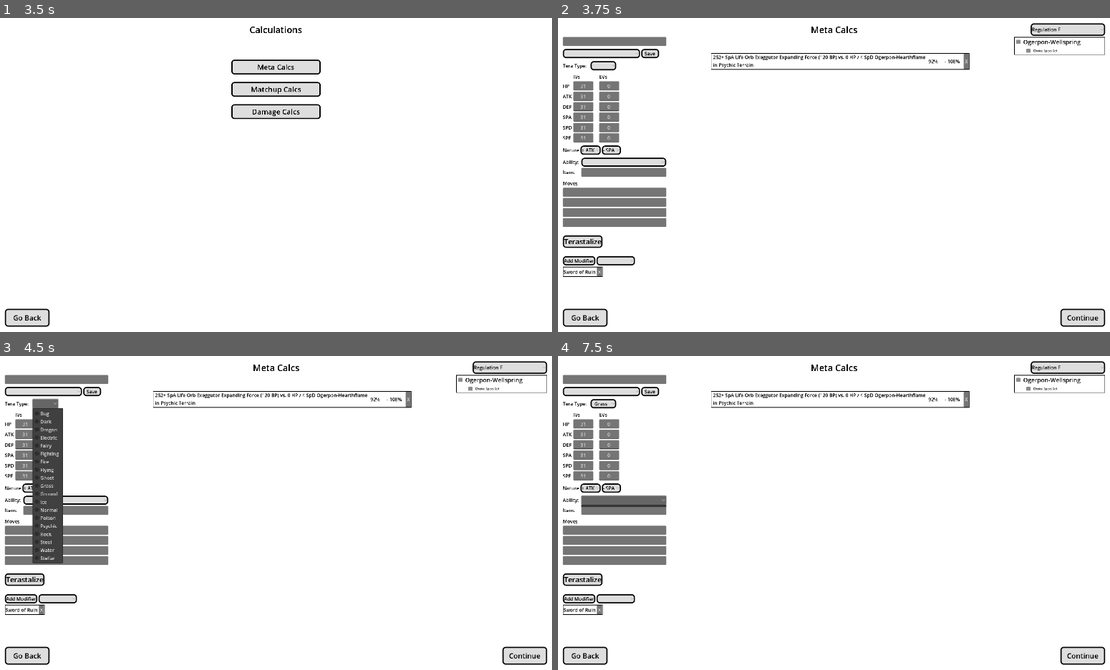
Above: before the commit, frames 1-4 (two rows, left to right).
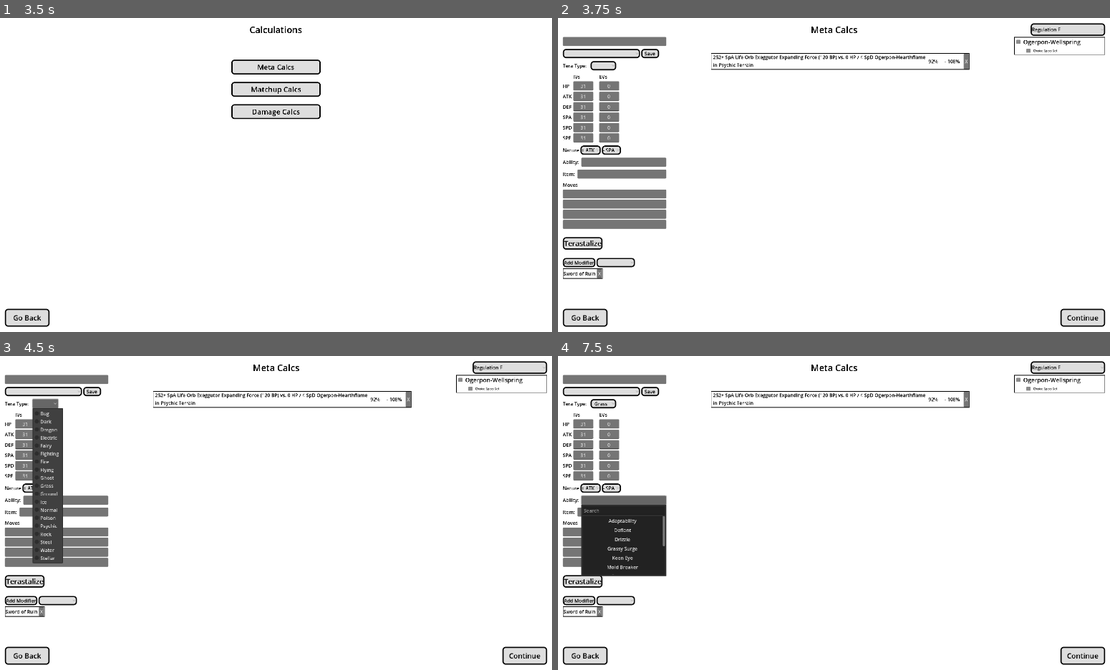
Above: after the commit, the same moments.

Repository: N0rin/VGC-Analyzer
Game: Godot game, scene res://Scene/UserInterface/main.tscn
Same seed, same stepped clock (60 frames per second), same inputs: the game is played once before the commit and once after it.
Inputs (mouse positions are in pixels of both pictures, inside the frame that each line leads up to):
- Up to frame 1 (3.5 s): click "Analyzer" at 0.5 s; click "Regulation F" at 1.25 s; click "Go Back" at 2 s; click "Calculations" at 2.75 s
- Up to frame 2 (3.75 s): click "Meta Calcs" at 3.5 s
- Up to frame 3 (4.5 s): click (44, 403) at 4.27 s
- Up to frame 4 (7.5 s): click "+ ATK" at 5 s; click "Grass" at 5.75 s; click "- SPA" at 6.5 s; click (624, 500) at 7.27 s

Frame 1 is identical in both runs. In frame 2, 2.2% of the frame differs, in the area x 0-20%, y 44-84%; in frame 3, 1.8%; in frame 4, 4.3%, in the area x 0-20%, y 45-84%.

Commit message:
Set loads now properly

Diff:
--- a/Ressourcen/PokemonData.gd
+++ b/Ressourcen/PokemonData.gd
@@ -7,7 +7,7 @@
 @export var item : Item
 @export_enum( "Normal", "Grass", "Fire", "Water", "Electric", "Fighting", "Flying",
 "Poison", "Ground", "Rock", "Bug", "Ice", "Psychic", "Ghost", "Dragon", "Dark",
-"Steel", "Fairy" ) var tera_type = "Normal"
+"Steel", "Fairy", "Stellar" ) var tera_type = "Normal"
 @export_category("Effort Values")
 @export_enum("None","Atk", "Def", "SpA", "SpD", "Spe") var increased_stat = "None"
 @export_enum("None", "Atk", "Def", "SpA", "SpD", "Spe") var reduced_stat = "None"
--- a/Ressourcen/Species/SandyShocks.tres
+++ b/Ressourcen/Species/SandyShocks.tres
@@ -8,7 +8,7 @@
 texture_id = 0
 texture_x = 11
 texture_y = 6
-name = "SandyShocks"
+name = "Sandy Shocks"
 main_type = "Electric"
 secondary_type = "Ground"
 ability1 = ExtResource("1_bqd5e")
--- a/Scene/UserInterface/SubScenes/ev_spin_box.gd
+++ b/Scene/UserInterface/SubScenes/ev_spin_box.gd
@@ -11,10 +11,10 @@
 	if event is InputEventMouseButton:
 		match(event.button_index):
 			MOUSE_BUTTON_WHEEL_UP:
-				if (int(value) - 4) % 8 != 0:
+				if (int(value) - 4) % 8 != 0 and value > 0:
 					value -= (int(value) - 4) % 8
 			MOUSE_BUTTON_WHEEL_DOWN:
-				if (int(value) - 4) % 8 != 0:
+				if (int(value) - 4) % 8 != 0 and value > 4:
 					value -= (int(value) - 4) % 8
-				if value == 4:
+				if value < 4:
 					value = 0
--- a/Scene/UserInterface/SubScenes/search_option_button.tscn
+++ b/Scene/UserInterface/SubScenes/search_option_button.tscn
@@ -55,5 +55,6 @@
 size_flags_horizontal = 3
 toggle_mode = true
 
+[connection signal="popup_hide" from="PopupPanel" to="." method="_on_popup_panel_popup_hide"]
 [connection signal="text_changed" from="PopupPanel/Box/Search" to="." method="_on_search_text_changed"]
 [connection signal="toggled" from="MainButton" to="." method="_on_button_toggled"]
--- a/Scene/UserInterface/meta_calcs.gd
+++ b/Scene/UserInterface/meta_calcs.gd
@@ -9,9 +9,9 @@
 
 @onready var pokemon_selector = $"MarginContainer/VBoxContainer/CoreUI/Left/Set Edit/Species"
 @onready var set_selector = $"MarginContainer/VBoxContainer/CoreUI/Left/Set Edit/Set/SetSelect"
-@onready var ability_selector = $"MarginContainer/VBoxContainer/CoreUI/Left/Set Edit/GridContainer2/AbilityOption"
-@onready var ability_selector_full = $"MarginContainer/VBoxContainer/CoreUI/Left/Set Edit/GridContainer2/FullAbilityOption"
-@onready var item_selector = $"MarginContainer/VBoxContainer/CoreUI/Left/Set Edit/GridContainer2/Item"
+@onready var ability_selector = $"MarginContainer/VBoxContainer/CoreUI/Left/Set Edit/AbilitySelector/AbilityOption"
+@onready var ability_selector_full = $"MarginContainer/VBoxContainer/CoreUI/Left/Set Edit/AbilitySelector/FullAbilityOption"
+@onready var item_selector = $"MarginContainer/VBoxContainer/CoreUI/Left/Set Edit/ItemSelector/Item"
 @onready var move_selector1 = $"MarginContainer/VBoxContainer/CoreUI/Left/Set Edit/Moves/Move1"
 @onready var move_selector2 = $"MarginContainer/VBoxContainer/CoreUI/Left/Set Edit/Moves/Move2"
 @onready var move_selector3 = $"MarginContainer/VBoxContainer/CoreUI/Left/Set Edit/Moves/Move3"
@@ -62,9 +62,12 @@
 			move_selector.add_item(move.name)
 
 func _on_species_item_selected(name):
-	set_selector.clear()
-	set_selector.add_item("New Set", 0)
+	clear_set()
 	set_selector.set_item_metadata(0, null)
+
+	for species in pokemon_list:
+		if name in species.name:
+			set_tera_type(species.main_type)
 
 	var id = 1
 	for set in pokemon_set_list:
@@ -81,18 +84,137 @@
 	move_list.clear()
 
 	pokemon_selector.clear()
-	set_selector.clear()
 	ability_selector.clear()
 	ability_selector_full.clear()
 	item_selector.clear()
 	for move_selector in move_selectors:
 		move_selector.clear()
 
+	clear_set()
+
+func clear_set():
+	set_selector.clear()
+	set_selector.add_item("New Set", 0)
+	set_tera_type("Normal")
+	for node in $"MarginContainer/VBoxContainer/CoreUI/Left/Set Edit/Stats".get_children():
+		if node is SpinBox:
+			node.value = 0
+	$"MarginContainer/VBoxContainer/CoreUI/Left/Set Edit/NatureSelector/NatureIncrease".select(0)
+	$"MarginContainer/VBoxContainer/CoreUI/Left/Set Edit/NatureSelector/NatureDecrease".select(2)
+	ability_selector.select(-1)
+	ability_selector_full.select("")
+	item_selector.select("")
+	for move_selector in move_selectors:
+		move_selector.select("")
+
 
 func _on_back_pressed():
 	hide()
 	clear()
 
-
 func _on_set_select_item_selected(index):
-	pass # Replace with function body.
+	var pokemon_set: PokemonData = set_selector.get_item_metadata(index)
+	set_pokemon_data(pokemon_set)
+
+func set_pokemon_data(pokemon_data: PokemonData):
+	set_tera_type(pokemon_data.tera_type)
+	set_training_values(pokemon_data)
+	set_nature(pokemon_data)
+	set_item_and_ability(pokemon_data)
+	set_moves(pokemon_data)
+
+func set_tera_type(type_name:String):
+	var index = 0
+	match(type_name):
+		"Bug":
+			index = 0
+		"Dark":
+			index = 1
+		"Dragon":
+			index = 2
+		"Electric":
+			index = 3
+		"Fairy":
+			index = 4
+		"Fighting":
+			index = 5
+		"Fire":
+			index = 6
+		"Flying":
+			index = 7
+		"Ghost":
+			index = 8
+		"Grass":
+			index = 9
+		"Ground":
+			index = 10
+		"Ice":
+			index = 11
+		"Normal":
+			index = 12
+		"Poison":
+			index = 13
+		"Psychic":
+			index = 14
+		"Rock":
+			index = 15
+		"Steel":
+			index = 16
+		"Water":
+			index = 17
+		"Stellar":
+			index = 18
+	$"MarginContainer/VBoxContainer/CoreUI/Left/Set Edit/Tera/OptionButton".select(index)
+
+func set_training_values(pokemon_data: PokemonData):
+	var container_node = $"MarginContainer/VBoxContainer/CoreUI/Left/Set Edit/Stats"
+	container_node.get_node("HpIv").value = pokemon_data.hp_ivs
+	container_node.get_node("AtkIv").value = pokemon_data.atk_ivs
+	container_node.get_node("DefIv").value = pokemon_data.def_ivs
+	container_node.get_node("SpaIv").value = pokemon_data.spa_ivs
+	container_node.get_node("SpdIv").value = pokemon_data.spd_ivs
+	container_node.get_node("SpeIv").value = pokemon_data.spe_ivs
+
+	container_node.get_node("HpEv").value = pokemon_data.hp_evs
+	container_node.get_node("AtkEv").value = pokemon_data.atk_evs
+	container_node.get_node("DefEv").value = pokemon_data.def_evs
+	container_node.get_node("SpaEv").value = pokemon_data.spa_evs
+	container_node.get_node("SpdEv").value = pokemon_data.spd_evs
+	container_node.get_node("SpeEv").value = pokemon_data.spe_evs
+
+func set_nature(pokemon_data: PokemonData):
+	var increase_selector = $"MarginContainer/VBoxContainer/CoreUI/Left/Set Edit/NatureSelector/NatureIncrease"
+	var reduced_selector = $"MarginContainer/VBoxContainer/CoreUI/Left/Set Edit/NatureSelector/NatureDecrease"
+	match(pokemon_data.increased_stat):
+		"Atk":
+			increase_selector.select(0)
+		"Def":
+			increase_selector.select(1)
+		"SpA":
+			increase_selector.select(2)
+		"SpD":
+			increase_selector.select(3)
+		"Spe":
+			increase_selector.select(4)
+
+	match(pokemon_data.reduced_stat):
+		"Atk":
+			reduced_selector.select(0)
+		"Def":
+			reduced_selector.select(1)
+		"SpA":
+			reduced_selector.select(2)
+		"SpD":
+			reduced_selector.select(3)
+		"Spe":
+			reduced_selector.select(4)
+
+func set_item_and_ability(pokemon_data: PokemonData):
+	ability_selector_full.select(pokemon_data.ability.name)
+	item_selector.select(pokemon_data.item.name)
+
+func set_moves(pokemon_data: PokemonData):
+	move_selector1.select(pokemon_data.move1.name)
+	move_selector2.select(pokemon_data.move2.name)
+	move_selector3.select(pokemon_data.move3.name)
+	move_selector4.select(pokemon_data.move4.name)
--- a/Scene/UserInterface/meta_calcs.tscn
+++ b/Scene/UserInterface/meta_calcs.tscn
@@ -294,15 +294,15 @@
 [node name="SpeEv" parent="MarginContainer/VBoxContainer/CoreUI/Left/Set Edit/Stats" instance=ExtResource("5_3qt34")]
 layout_mode = 2
 
-[node name="HBoxContainer2" type="HBoxContainer" parent="MarginContainer/VBoxContainer/CoreUI/Left/Set Edit"]
-layout_mode = 2
-
-[node name="Label" type="Label" parent="MarginContainer/VBoxContainer/CoreUI/Left/Set Edit/HBoxContainer2"]
+[node name="NatureSelector" type="HBoxContainer" parent="MarginContainer/VBoxContainer/CoreUI/Left/Set Edit"]
+layout_mode = 2
+
+[node name="Label" type="Label" parent="MarginContainer/VBoxContainer/CoreUI/Left/Set Edit/NatureSelector"]
 layout_mode = 2
 theme_override_colors/font_color = Color(0, 0, 0, 1)
 text = "Nature"
 
-[node name="OptionButton2" type="OptionButton" parent="MarginContainer/VBoxContainer/CoreUI/Left/Set Edit/HBoxContainer2"]
+[node name="NatureIncrease" type="OptionButton" parent="MarginContainer/VBoxContainer/CoreUI/Left/Set Edit/NatureSelector"]
 layout_mode = 2
 theme_override_colors/font_color = Color(0, 0, 0, 1)
 theme_override_styles/normal = ExtResource("1_2hhlj")
@@ -319,7 +319,7 @@
 popup/item_4/text = "+ SPE"
 popup/item_4/id = 4
 
-[node name="OptionButton4" type="OptionButton" parent="MarginContainer/VBoxContainer/CoreUI/Left/Set Edit/HBoxContainer2"]
+[node name="NatureDecrease" type="OptionButton" parent="MarginContainer/VBoxContainer/CoreUI/Left/Set Edit/NatureSelector"]
 layout_mode = 2
 theme_override_colors/font_color = Color(0, 0, 0, 1)
 theme_override_styles/normal = ExtResource("1_2hhlj")
@@ -336,31 +336,34 @@
 popup/item_4/text = "- SPE"
 popup/item_4/id = 4
 
-[node name="GridContainer2" type="GridContainer" parent="MarginContainer/VBoxContainer/CoreUI/Left/Set Edit"]
-layout_mode = 2
-columns = 2
-
-[node name="Label" type="Label" parent="MarginContainer/VBoxContainer/CoreUI/Left/Set Edit/GridContainer2"]
+[node name="AbilitySelector" type="HBoxContainer" parent="MarginContainer/VBoxContainer/CoreUI/Left/Set Edit"]
+layout_mode = 2
+
+[node name="Label" type="Label" parent="MarginContainer/VBoxContainer/CoreUI/Left/Set Edit/AbilitySelector"]
 layout_mode = 2
 theme_override_colors/font_color = Color(0, 0, 0, 1)
 text = "Ability: "
 
-[node name="AbilityOption" type="OptionButton" parent="MarginContainer/VBoxContainer/CoreUI/Left/Set Edit/GridContainer2"]
+[node name="AbilityOption" type="OptionButton" parent="MarginContainer/VBoxContainer/CoreUI/Left/Set Edit/AbilitySelector"]
+visible = false
 custom_minimum_size = Vector2(0, 30)
 layout_mode = 2
-theme_override_colors/font_color = Color(0, 0, 0, 1)
-theme_override_styles/normal = ExtResource("1_2hhlj")
-
-[node name="FullAbilityOption" parent="MarginContainer/VBoxContainer/CoreUI/Left/Set Edit/GridContainer2" instance=ExtResource("6_8gsq0")]
-visible = false
-layout_mode = 2
-
-[node name="Label2" type="Label" parent="MarginContainer/VBoxContainer/CoreUI/Left/Set Edit/GridContainer2"]
+size_flags_horizontal = 3
+theme_override_colors/font_color = Color(0, 0, 0, 1)
+theme_override_styles/normal = ExtResource("1_2hhlj")
+
+[node name="FullAbilityOption" parent="MarginContainer/VBoxContainer/CoreUI/Left/Set Edit/AbilitySelector" instance=ExtResource("6_8gsq0")]
+layout_mode = 2
+
+[node name="ItemSelector" type="HBoxContainer" parent="MarginContainer/VBoxContainer/CoreUI/Left/Set Edit"]
+layout_mode = 2
+
+[node name="Label2" type="Label" parent="MarginContainer/VBoxContainer/CoreUI/Left/Set Edit/ItemSelector"]
 layout_mode = 2
 theme_override_colors/font_color = Color(0, 0, 0, 1)
 text = "Item: "
 
-[node name="Item" parent="MarginContainer/VBoxContainer/CoreUI/Left/Set Edit/GridContainer2" instance=ExtResource("6_8gsq0")]
+[node name="Item" parent="MarginContainer/VBoxContainer/CoreUI/Left/Set Edit/ItemSelector" instance=ExtResource("6_8gsq0")]
 layout_mode = 2
 
 [node name="Moves" type="VBoxContainer" parent="MarginContainer/VBoxContainer/CoreUI/Left/Set Edit"]
--- a/search_option_button.gd
+++ b/search_option_button.gd
@@ -35,7 +35,6 @@
 func _on_popup_button_pressed(name):
 	$MainButton.text = name
 	selected = name
-	$MainButton.button_pressed = false
 	$PopupPanel.hide()
 	$PopupPanel/Box/Search.text = ""
 	_on_search_text_changed("")
@@ -54,3 +53,11 @@
 			button.show()
 		else:
 			button.hide()
+
+func select(name: String):
+	selected = name
+	$MainButton.text = name
+
+
+func _on_popup_panel_popup_hide():
+	$MainButton.button_pressed = false
